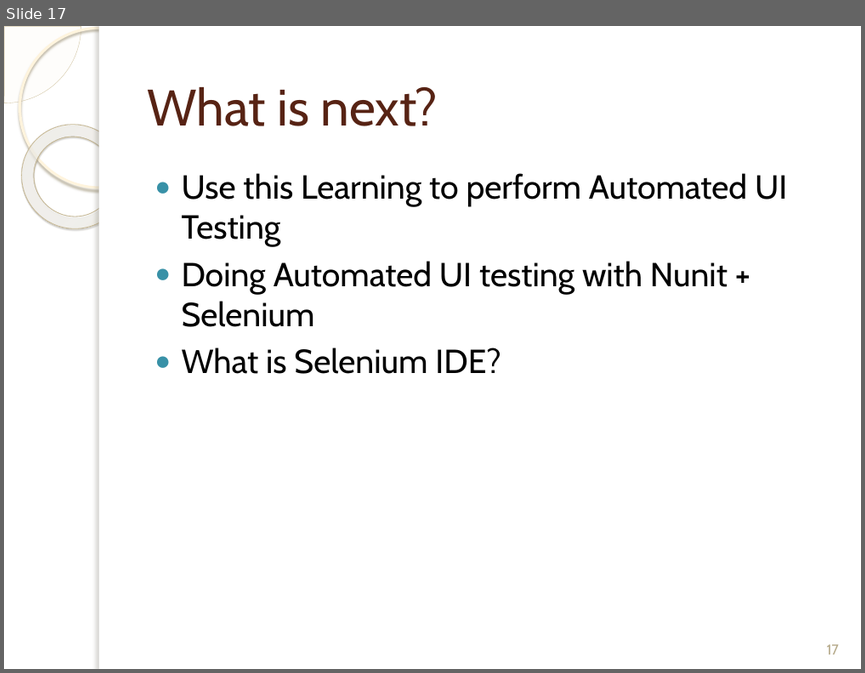
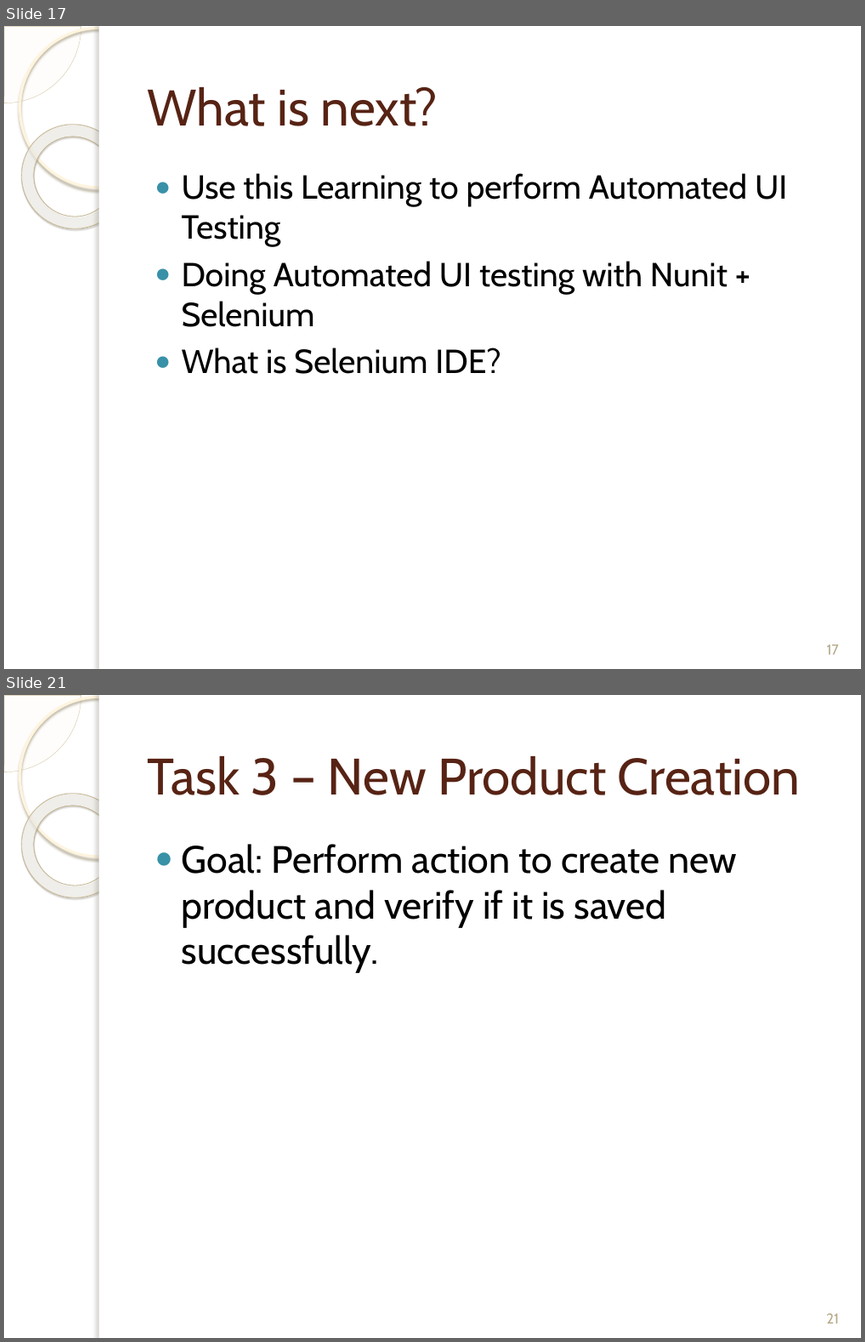
Before and after one commit to bilalshahzad139/SeleniumUIAutomation, a slide deck: Intro_To_Selenium.pptx. Shown one above the other, each under a label of ours: slide 17 before the commit, slides 17 and 21 after it; the slides between them are not shown. The pictures are 865x673 and 865x1342 pixels, drawn with LibreOffice and Linux fonts; fonts in the diff are those of the drawing; background and template pictures are left out. Boxes give left, top, right and bottom in pixels: in the first picture for what was removed or moved away, otherwise in the second. Text is boxed around its words. In the diff, an @@ line names an element or a change of style, - is before the commit and + after.

```diff
--- a/Intro_To_Selenium.pptx
+++ b/Intro_To_Selenium.pptx
@@ slide 21 added at (4,695,861,1338), background picture (left out); not listed: 5 template elements that a slide beside it also shows @@
@@ title added at (147,756,800,795), 43 pt, text #572314 @@
+Task 3 – New Product Creation
@@ text added at (182,844,737,973), 32 pt, text #000000 @@
+● Goal: Perform action to create new product and verify if it is saved successfully.
@@ page number added at (826,1313,839,1323), 12 pt, text #B6A98A @@
+21
```
Also in this commit, not shown: 1 slide changed, 9 other slides added, 7 other files.
